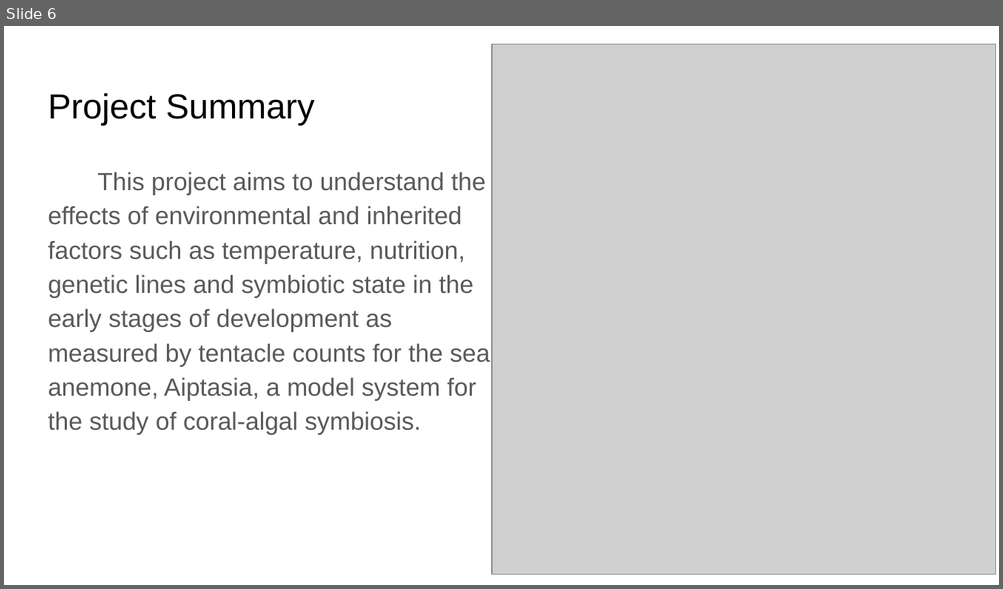
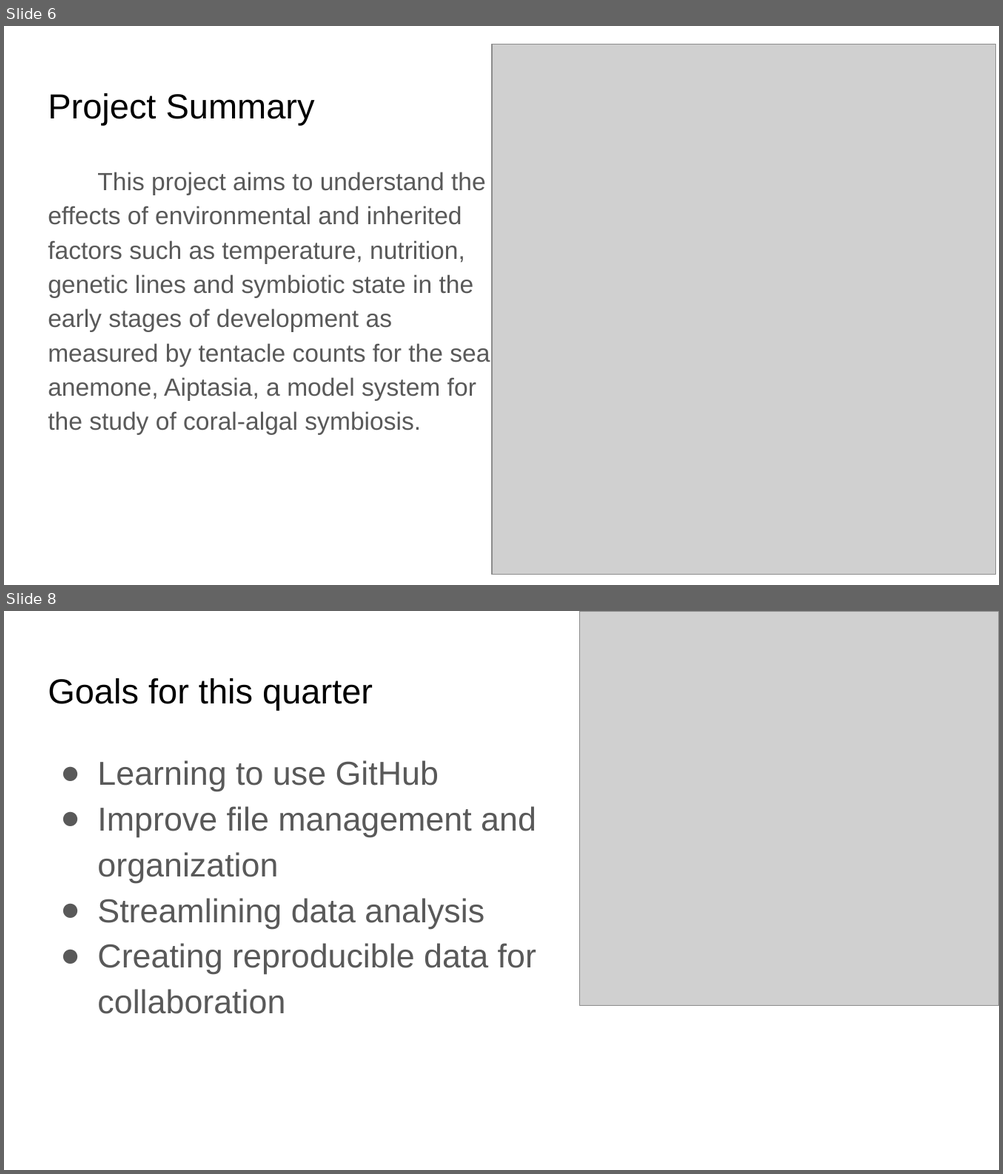
Before and after one commit to junbcai/heatinglacerate, a slide deck: Project Proposal for Analytical Workflow, Fall 2022.pptx. Shown one above the other, each under a label of ours: slide 6 before the commit, slides 6 and 8 after it; the slides between them are not shown. The pictures are 1003x589 and 1003x1174 pixels, drawn with LibreOffice and Linux fonts; fonts in the diff are those of the drawing; grey boxes stand for pictures. Boxes give left, top, right and bottom in pixels: in the first picture for what was removed or moved away, otherwise in the second. Text is boxed around its words. In the diff, an @@ line names an element or a change of style, - is before the commit and + after.

```diff
--- a/Project Proposal for Analytical Workflow, Fall 2022.pptx
+++ b/Project Proposal for Analytical Workflow, Fall 2022.pptx
@@ slide 8 added at <box>4,611,999,1170</box>, background #FFFFFF @@
@@ picture added at <box>579,611,999,1006</box> @@
@@ title added at <box>48,678,373,710</box>, 25.2 pt, text #000000 @@
+Goals for this quarter
@@ text added at <box>97,760,536,1014</box>, 24 pt, text #595959 @@
+● Learning to use GitHub
+● Improve file management and organization
+● Streamlining data analysis
+● Creating reproducible data for collaboration
```
Also in this commit, not shown: 2 slides changed, 4 other slides added, 2 slides removed, 3 other files.
